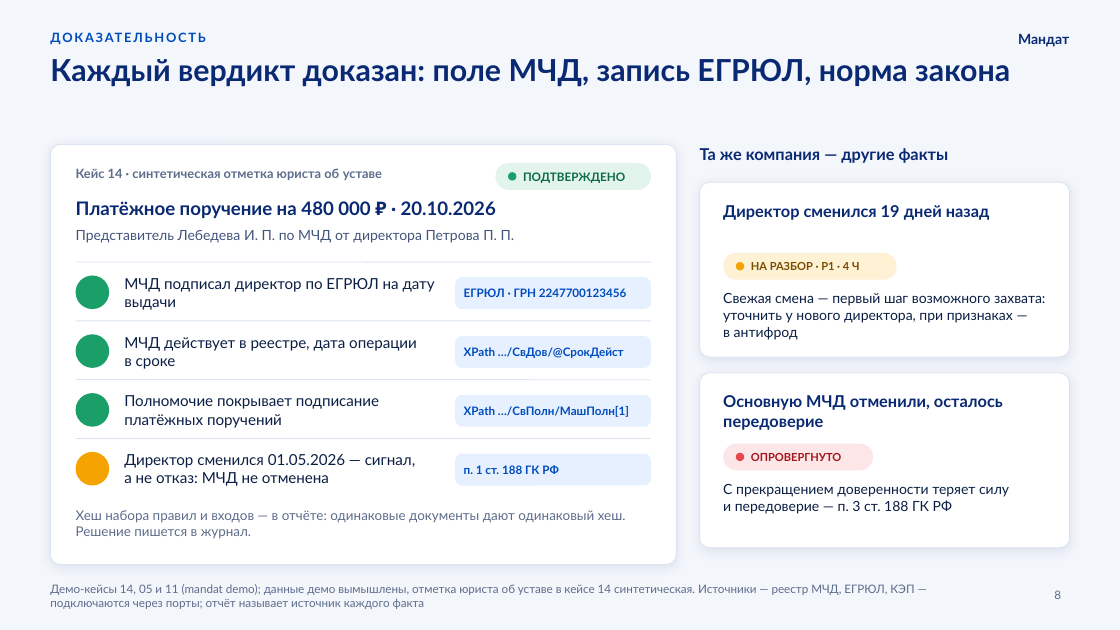
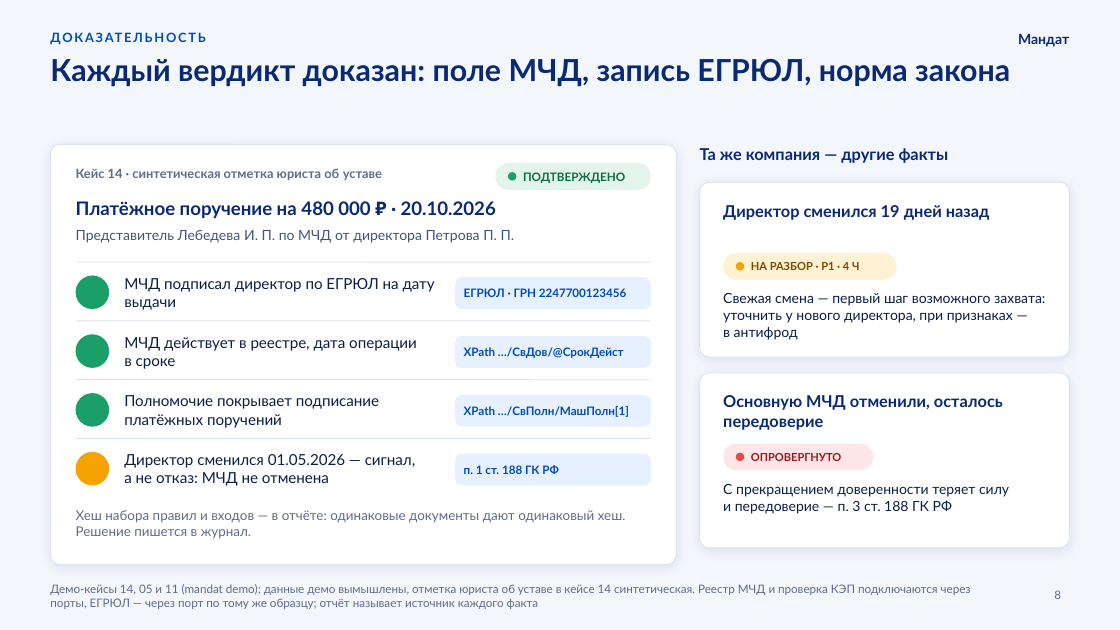
Before and after one commit to KonkovDV/Mandat, a slide deck: slide 8 of submission/slides/Mandat_VTB.pptx. Drawn at 1120x630 pixels with LibreOffice and Linux fonts; fonts in the diff are those of the drawing; background and template pictures are left out. Boxes give left, top, right and bottom in pixels: in the first picture for what was removed or moved away, otherwise in the second. Text is boxed around its words. In the diff, an @@ line names an element or a change of style, - is before the commit and + after.

```diff
--- a/submission/slides/Mandat_VTB.pptx
+++ b/submission/slides/Mandat_VTB.pptx
@@ text at box(50, 584, 971, 609): text changed @@
-Демо‑кейсы 14, 05 и 11 (mandat demo); данные демо вымышлены, отметка юриста об уставе в кейсе 14 синтетическая. Источники — реестр МЧД, ЕГРЮЛ, КЭП — подключаются через порты; отчёт называет источник каждого факта
+Демо‑кейсы 14, 05 и 11 (mandat demo); данные демо вымышлены, отметка юриста об уставе в кейсе 14 синтетическая. Реестр МЧД и проверка КЭП подключаются через порты, ЕГРЮЛ — через порт по тому же образцу; отчёт называет источник каждого факта
```
Also in this commit, not shown: 14 other slides changed, 13 other files.
